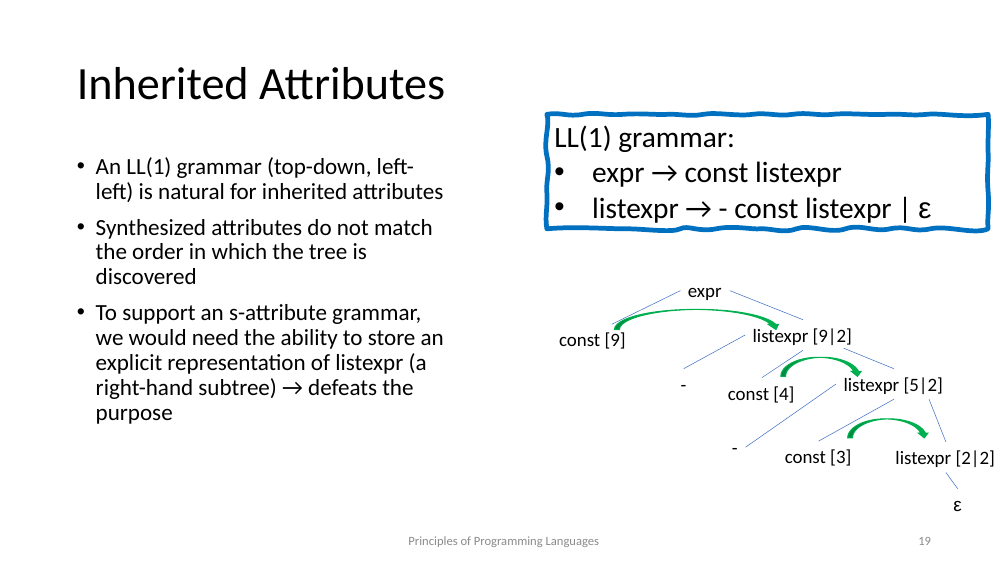
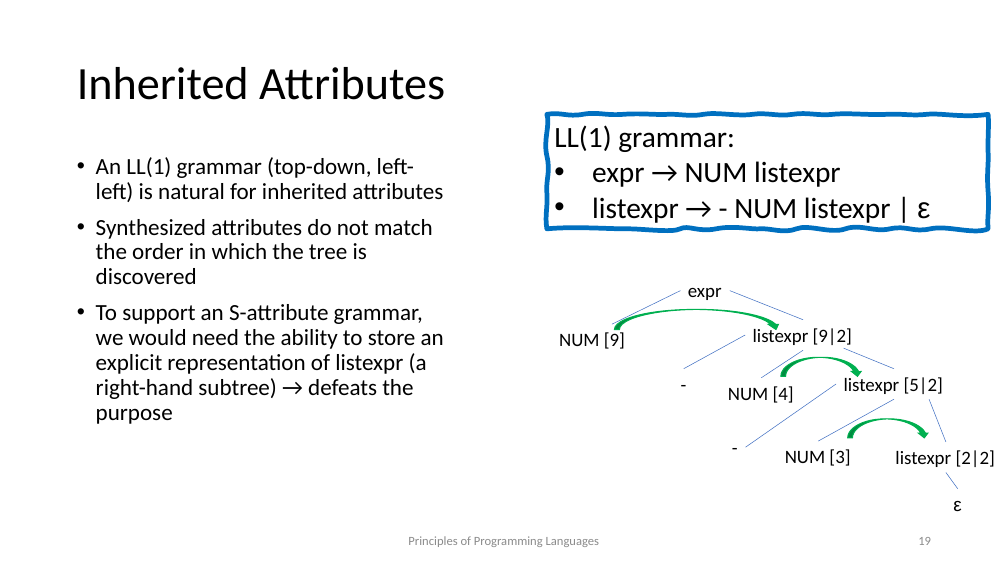
Before and after one commit to kongm/pl-design, a slide deck: slide 19 of semantics.pptx. Drawn at 1008x567 pixels with LibreOffice and Linux fonts; fonts in the diff are those of the drawing. Boxes give left, top, right and bottom in pixels: in the first picture for what was removed or moved away, otherwise in the second. Text is boxed around its words. In the diff, an @@ line names an element or a change of style, - is before the commit and + after.

```diff
--- a/semantics.pptx
+++ b/semantics.pptx
@@ text in freeform shape at (592, 161, 930, 223): text changed @@
-• expr → const listexpr
-• listexpr → - const listexpr | ε
+• expr → NUM listexpr
+• listexpr → - NUM listexpr | ε
@@ text at (96, 304, 444, 424): text changed @@
-• To support an s-attribute grammar, we would need the ability to store an explicit representation of listexpr (a right-hand subtree) → defeats the purpose
+• To support an S-attribute grammar, we would need the ability to store an explicit representation of listexpr (a right-hand subtree) → defeats the purpose
@@ text at (559, 332, 625, 349): text changed @@
-const [9]
+NUM [9]
@@ text at (728, 386, 794, 403): text changed @@
-const [4]
+NUM [4]
@@ text at (785, 449, 850, 466): text changed @@
-const [3]
+NUM [3]
```
Also in this commit, not shown: 2 other slides changed, 1 other file.
